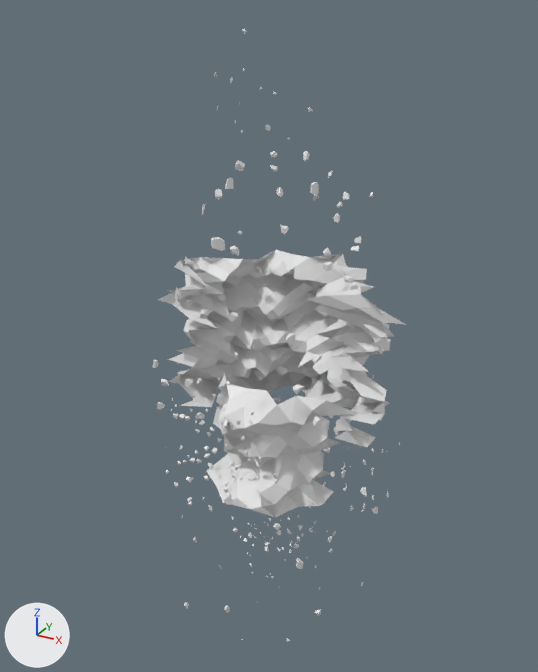
The glTF model public/mesh/obsidian.glb: old version first, new version second.
Before and after are seen from a camera (50 mm lens) standing at (5.09, -9.73, 5.6) and looking at (-0.13, -0.24, 0.85). Arrows for +X, +Y and +Z are at lower left; the lights stay in place. Where no turn or scale is listed for an object, it has been applied to the vertices. Vertices at the same position are counted once.

Names of what the first picture shows: 'crystal_split', 'particle_big', 'particle_normal'.
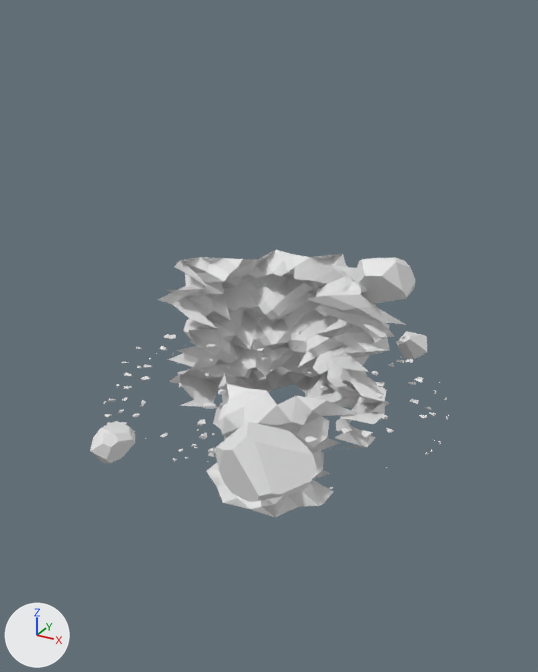
Location of each change, (x1, y1, x2, y2) in pixels of the pictures (538 x 672 px):
```json
{"object": "crystal_split.005", "change": "added", "after": [216, 421, 316, 502]}
{"object": "crystal_split", "change": "reshaped, moved, turned, rescaled", "before": [153, 29, 400, 642], "after": [397, 331, 427, 359]}
{"object": "crystal_split.003", "change": "added", "after": [353, 257, 416, 304]}
{"object": "crystal_split.004", "change": "added", "after": [103, 318, 449, 489]}
{"object": "crystal_split.001", "change": "added", "after": [90, 421, 135, 463]}
```

Edits to the scene script, one JSON object a line:
```json
{"block": "me_cube_001", "where": "# used by ob_crystal_split; parent = ob_empty; location = (0.0, -0.187, 4.688); rotation_euler = (0.0, 0.0, -3.002), in degrees (0, 0, -172)"}
{"op": "remove", "block": "me_cube_001", "code": "me_cube_001.from_pydata(...)  # 15542 vertices, 29652 faces; spans x -11.7..12.1, y -13.3..22.4, z -31.5..27.8"}
{"op": "add", "block": "me_cube_001", "code": "me_cube_001.from_pydata(...)  # 58 vertices, 112 faces; spans x -0.4..0.6, y -0.6..0.4, z -0.3..0.3"}
{"block": "me_cube_001", "change": "me_cube_001 part 1: 15542 vertices removed from x -11.7..12.1, y -13.3..22.4, z -31.5..27.8; 58 vertices added at x -0.4..0.6, y -0.6..0.4, z -0.3..0.3"}
{"op": "add", "block": "me_cube_003", "code": ["me_cube_003 = bpy.data.meshes.new('Cube_003')", "me_cube_003.from_pydata(...)  # 8707 vertices, 16712 faces; spans x -2.65..2.85, y -2.63..2.3, z -0.4..1.02"]}
{"op": "add", "block": "me_cube_003_002", "code": ["me_cube_003_002 = bpy.data.meshes.new('Cube_003.002')", "me_cube_003_002.from_pydata(...)  # 30 vertices, 56 faces; spans x -0.502..0.486, y -0.419..0.488, z -0.402..0.44"]}
{"op": "add", "block": "me_cube_003_006", "code": ["me_cube_003_006 = bpy.data.meshes.new('Cube_003.006')", "me_cube_003_006.from_pydata(...)  # 30 vertices, 56 faces; spans x -0.529..0.781, y -0.593..0.372, z -0.576..0.502"]}
{"op": "add", "block": "me_cube_003_010", "code": ["me_cube_003_010 = bpy.data.meshes.new('Cube_003.010')", "me_cube_003_010.from_pydata(...)  # 41 vertices, 78 faces; spans x -0.271..0.287, y -0.313..0.281, z -0.293..0.253"]}
{"op": "remove", "block": "ob_crystal_split", "code": "ob_crystal_split.parent = ob_empty"}
{"op": "set", "path": "ob_crystal_split.location", "old": "(0.0, -0.187, 4.688)", "new": "(1.355, 2.845, -0.271)"}
{"op": "set", "path": "ob_crystal_split.rotation_euler", "old": "(0.0, 0.0, -3.002)", "new": "(-1.468, 0.0368, -2.281)", "note": "degrees (0, 0, -172) -> degrees (-84, 2.1, -131)"}
{"op": "set", "path": "ob_crystal_split.scale", "old": "(1.0, 1.0, 1.0)", "new": "(0.61, 0.61, 0.61)"}
{"op": "add", "block": "ob_crystal_split_004", "code": ["ob_crystal_split_004 = bpy.data.objects.new('crystal_split.004', me_cube_003)", "ob_crystal_split_004.location = (0.0, 0.0, 0.08)"]}
{"op": "add", "block": "ob_crystal_split_003", "code": ["ob_crystal_split_003 = bpy.data.objects.new('crystal_split.003', me_cube_003_002)", "ob_crystal_split_003.location = (1.36, 0.79, 1.72)"]}
{"op": "add", "block": "ob_crystal_split_005", "code": ["ob_crystal_split_005 = bpy.data.objects.new('crystal_split.005', me_cube_003_006)", "ob_crystal_split_005.location = (0.96, -2.47, 0.22)"]}
{"op": "add", "block": "ob_crystal_split_001", "code": ["ob_crystal_split_001 = bpy.data.objects.new('crystal_split.001', me_cube_003_010)", "ob_crystal_split_001.location = (-0.7, -3.4, 0.44)"]}
```
